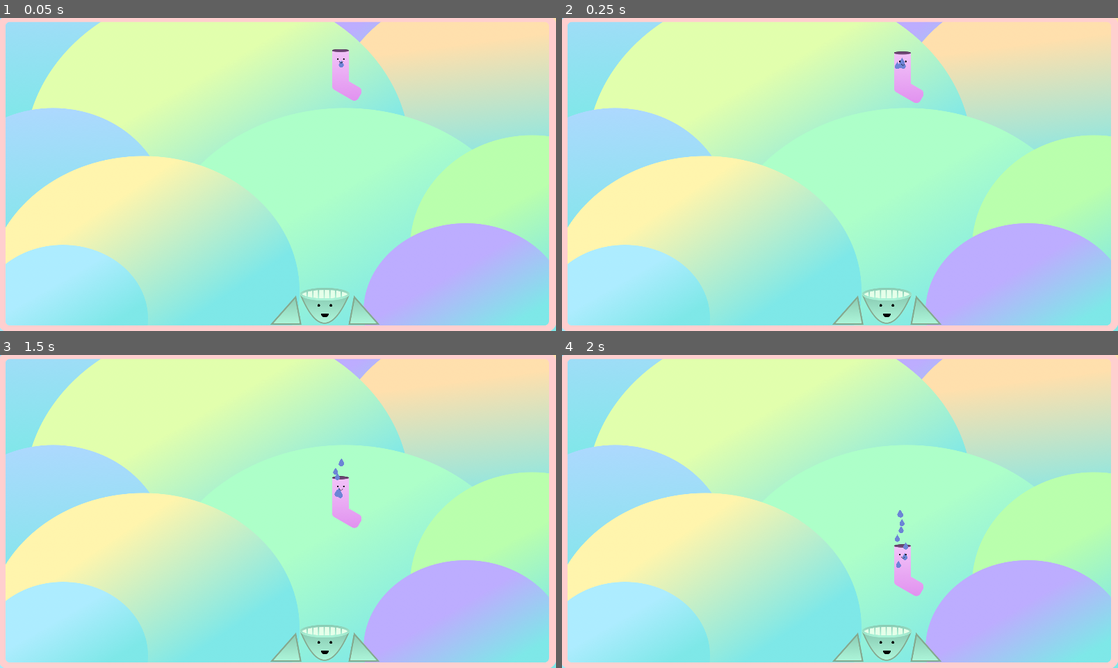
Above: before the commit, frames 1-4 (two rows, left to right).
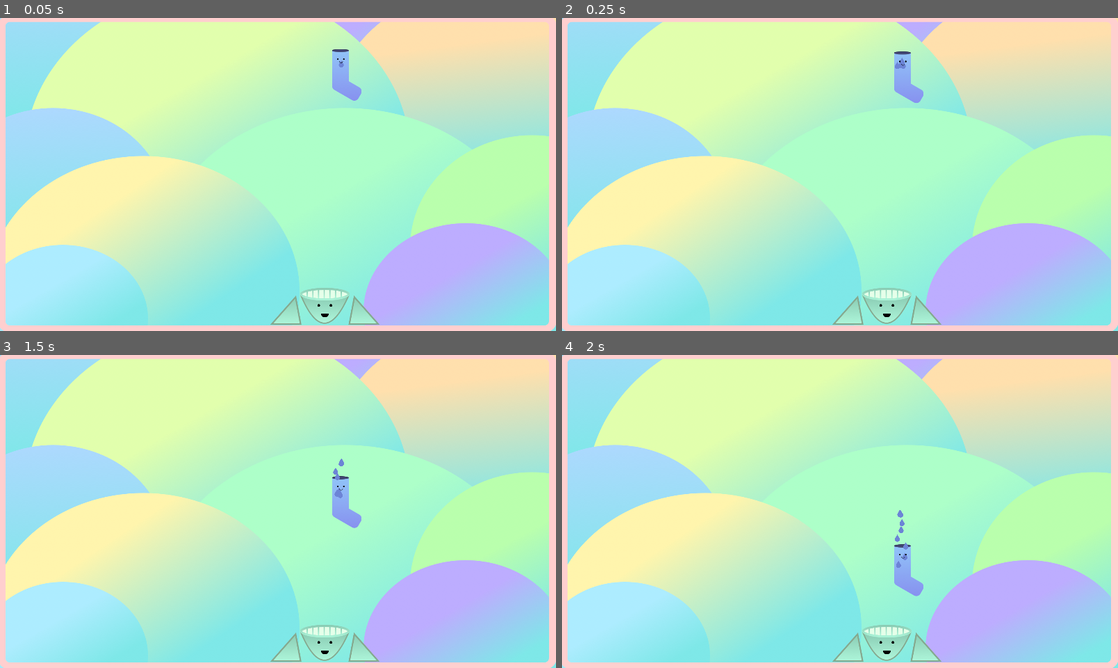
Above: after the commit, the same moments.

Repository: Dexterminator/solemates
Game: Godot game, scene res://Scenes/Main/Main.tscn
Same seed, same stepped clock (60 frames per second), same inputs: the game is played once before the commit and once after it.
Inputs:
- Up to frame 1 (0.05 s): no input
- Up to frame 2 (0.25 s): no input
- Up to frame 3 (1.5 s): no input
- Up to frame 4 (2 s): no input

The runs differ from the first frame. In frame 1, 0.5% of the frame differs, in the area x 59-65%, y 10-27%; in frame 2, 0.5%; in frame 3, 0.5%; in frame 4, 0.5%.

Commit message:
Add dry state

Diff:
--- /dev/null
+++ b/Entities/Sock/Common.gd
@@ -0,0 +1,14 @@
+extends Node
+
+var decay = 60
+var max_force = 300
+
+func handle_forces():
+	var force = owner.get_applied_force()
+	var x = sign(force.x) * clamp(abs(force.x) - decay, 0, max_force)
+	var y = clamp(force.y + decay, -max_force, 0)
+	owner.set_applied_force(Vector2(x, y))
+	if owner.linear_velocity.length() > 500:
+		owner.mouth.set_animation("surprised")
+	else:
+		owner.mouth.set_animation("default")
--- a/Entities/Sock/Default.gd
+++ b/Entities/Sock/Default.gd
@@ -1,14 +1,23 @@
 extends "res://StateMachine/state.gd"
 
-var decay = 60
-var max_force = 300
+var wet_hp = 100
+
+func enter(_data):
+	owner.sprite.modulate = Color(0.6, 1, 1)
 
 func update(_delta):
-	var force = owner.get_applied_force()
-	var x = sign(force.x) * clamp(abs(force.x) - decay, 0, max_force)
-	var y = clamp(force.y + decay, -max_force, 0)
-	owner.set_applied_force(Vector2(x, y))
-	if owner.linear_velocity.length() > 500:
-		owner.mouth.set_animation("surprised")
-	else:
-		owner.mouth.set_animation("default")
+	owner.common.handle_forces()
+
+func dry():
+	owner.mouth.set_animation("happy")
+	owner.wet_particles.set_emitting(false)
+	owner.drying_particles.set_emitting(true)
+	wet_hp -= 1
+	print(wet_hp)
+	if wet_hp <= 0:
+		emit_signal("transition", "dry", null)
+
+func stop_drying():
+	owner.mouth.set_animation("default")
+	owner.wet_particles.set_emitting(true)
+	owner.drying_particles.set_emitting(false)
--- /dev/null
+++ b/Entities/Sock/Dry.gd
@@ -0,0 +1,9 @@
+extends "res://StateMachine/state.gd"
+
+func enter(_data):
+	owner.sprite.modulate = Color(1, 1, 1)
+	owner.wet_particles.set_emitting(false)
+	owner.drying_particles.set_emitting(false)
+
+func update(_delta):
+	owner.common.handle_forces()
--- a/Entities/Sock/Sock.gd
+++ b/Entities/Sock/Sock.gd
@@ -3,9 +3,11 @@
 onready var state_machine = $StateMachine
 onready var wet_particles = $WetParticles
 onready var drying_particles = $DryingParticles
+onready var sprite = $Sprite
 onready var timer = $Timer
 onready var eyes = $Eyes
 onready var mouth = $Mouth
+onready var common = $Common
 
 func _start_blink_timer():
 	timer.wait_time = rand_range(1, 6)
@@ -22,14 +24,12 @@
 	_start_blink_timer()
 
 func dry():
-	mouth.set_animation("happy")
-	wet_particles.set_emitting(false)
-	drying_particles.set_emitting(true)
+	if state_machine.current_state_name == "default":
+		state_machine.current_state.dry()
 
 func stop_drying():
-	mouth.set_animation("default")
-	wet_particles.set_emitting(true)
-	drying_particles.set_emitting(false)
+	if state_machine.current_state_name == "default":
+		state_machine.current_state.stop_drying()
 
 func _on_Timer_timeout():
 	_blink()
--- a/Entities/Sock/Sock.tscn
+++ b/Entities/Sock/Sock.tscn
@@ -9,6 +9,8 @@
 [ext_resource path="res://Assets/sock-happy-mouth.png" type="Texture" id=7]
 [ext_resource path="res://Entities/Sock/StateMachine.gd" type="Script" id=8]
 [ext_resource path="res://Entities/Sock/Default.gd" type="Script" id=9]
+[ext_resource path="res://Entities/Sock/Dry.gd" type="Script" id=10]
+[ext_resource path="res://Entities/Sock/Common.gd" type="Script" id=11]
 
 [sub_resource type="PhysicsMaterial" id=1]
 bounce = 0.3
@@ -59,12 +61,15 @@
 "speed": 5.0
 } ]
 
-[node name="RigidBody2D" type="RigidBody2D" groups=[
+[node name="Sock" type="RigidBody2D" groups=[
 "socks",
 ]]
 physics_material_override = SubResource( 1 )
 gravity_scale = 2.0
 script = ExtResource( 2 )
+
+[node name="Common" type="Node" parent="."]
+script = ExtResource( 11 )
 
 [node name="StateMachine" type="Node" parent="."]
 script = ExtResource( 8 )
@@ -72,6 +77,9 @@
 
 [node name="Default" type="Node" parent="StateMachine"]
 script = ExtResource( 9 )
+
+[node name="Dry" type="Node" parent="StateMachine"]
+script = ExtResource( 10 )
 
 [node name="Sprite" type="Sprite" parent="."]
 position = Vector2( 10.6904, 5.39041 )
--- a/Entities/Sock/StateMachine.gd
+++ b/Entities/Sock/StateMachine.gd
@@ -2,5 +2,6 @@
 
 func _ready():
 	states_map = {
-		"default": $Default
+		"default": $Default,
+		"dry": $Dry
 	}
Not shown: 1 places in Entities/Sock/Sock.tscn that only renumber resources
